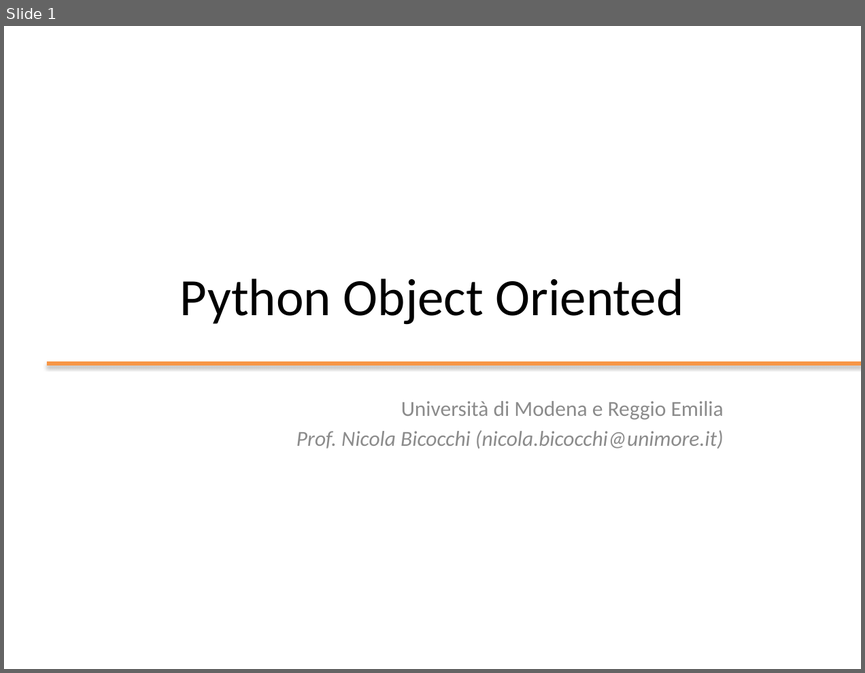
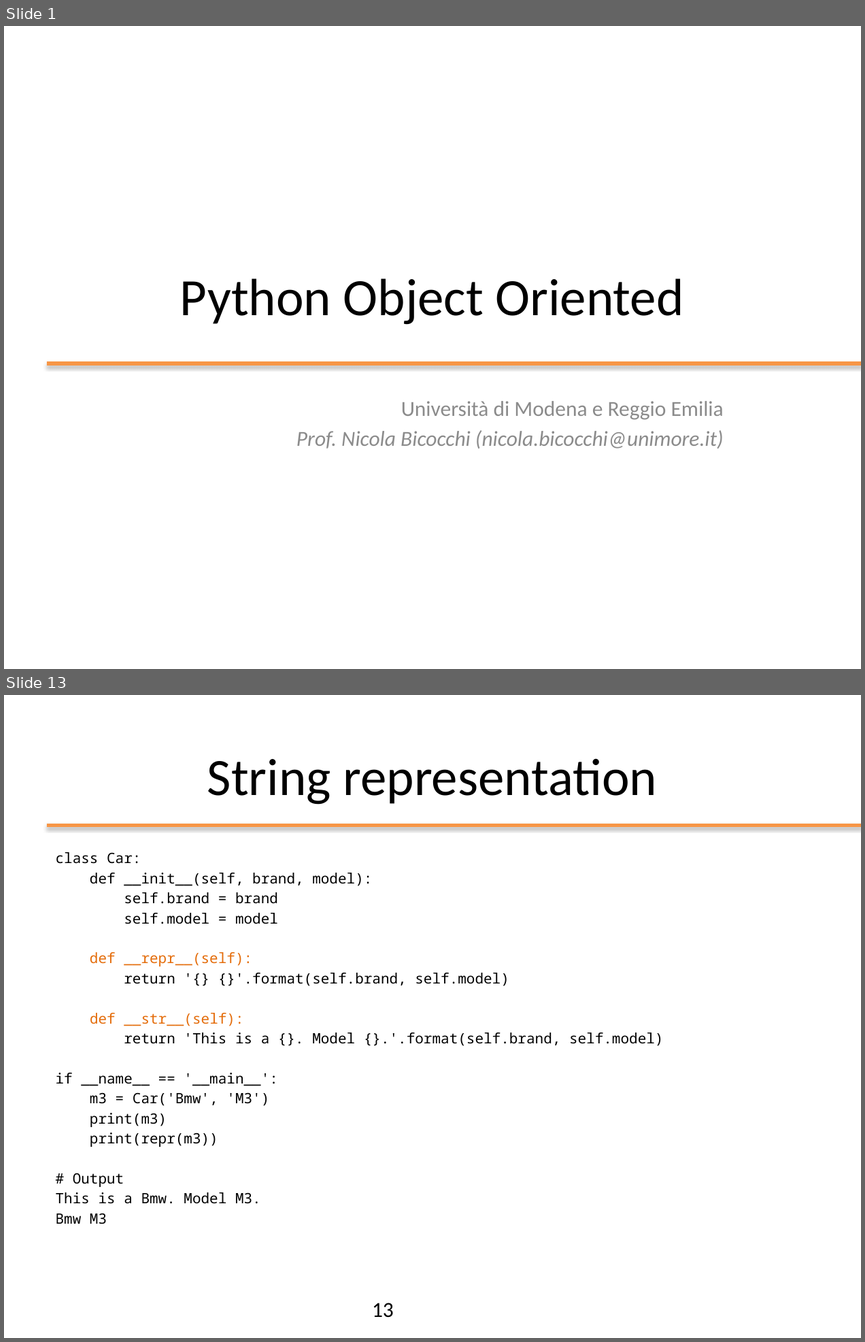
Before and after one commit to nbicocchi/ooprogramming, a slide deck: slides/python/ppt/03 - Python Object Oriented.pptx. Shown one above the other, each under a label of ours: slide 1 before the commit, slides 1 and 13 after it; the slides between them are not shown. The pictures are 865x673 and 865x1342 pixels, drawn with LibreOffice and Linux fonts; fonts in the diff are those of the drawing. Boxes give left, top, right and bottom in pixels: in the first picture for what was removed or moved away, otherwise in the second. Text is boxed around its words. In the diff, an @@ line names an element or a change of style, - is before the commit and + after.

```diff
--- a/slides/python/ppt/03 - Python Object Oriented.pptx
+++ b/slides/python/ppt/03 - Python Object Oriented.pptx
@@ slide 13 added at <box>4,695,861,1338</box>, background #FFFFFF @@
@@ title added at <box>207,758,657,804</box>, 44 pt, text #000000 @@
+String representation
@@ line added from (47, 826) to (861, 826), #F79646 3 pt @@
@@ text added at <box>56,852,663,1224</box>, 12 pt, text #000000 @@
+class Car:
+def __init__(self, brand, model):
+self.brand = brand
+self.model = model
+def __repr__(self):
+return '{} {}'.format(self.brand, self.model)
+def __str__(self):
+return 'This is a {}. Model {}.'.format(self.brand, self.model)
+if __name__ == '__main__':
+m3 = Car('Bmw', 'M3')
+print(m3)
+print(repr(m3))
+# Output
+This is a Bmw. Model M3.
+Bmw M3
@@ page number added at <box>372,1302,394,1317</box>, 18 pt, text #000000 @@
+13
```
Also in this commit, not shown: 5 slides changed, 11 other slides added, 1 other file.
